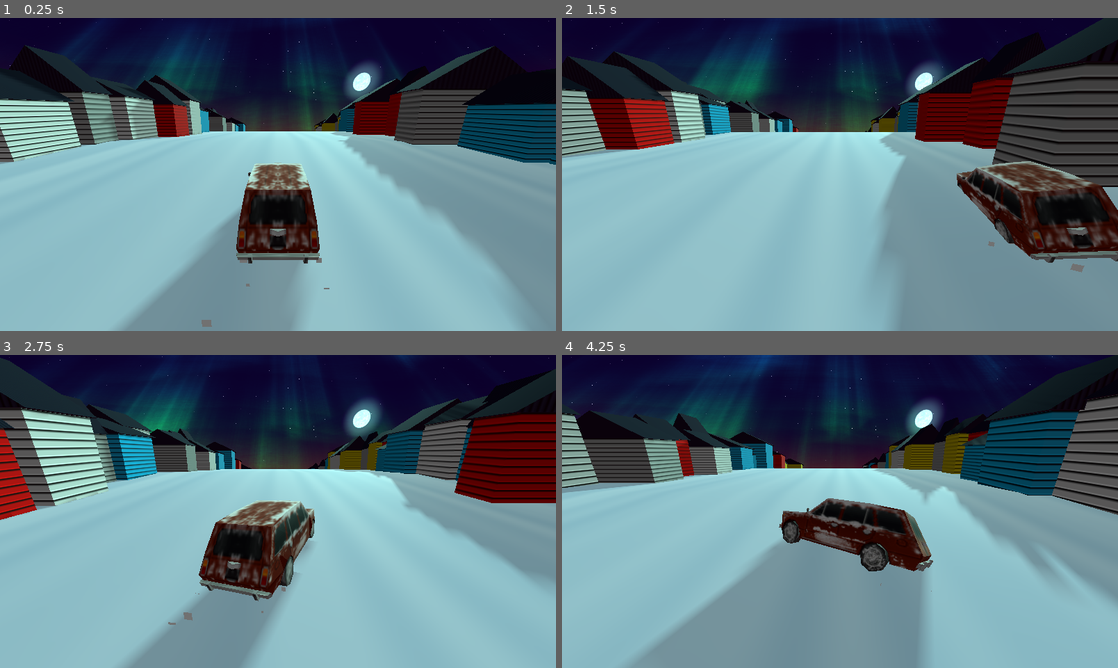
Above: before the commit, frames 1-4 (two rows, left to right).
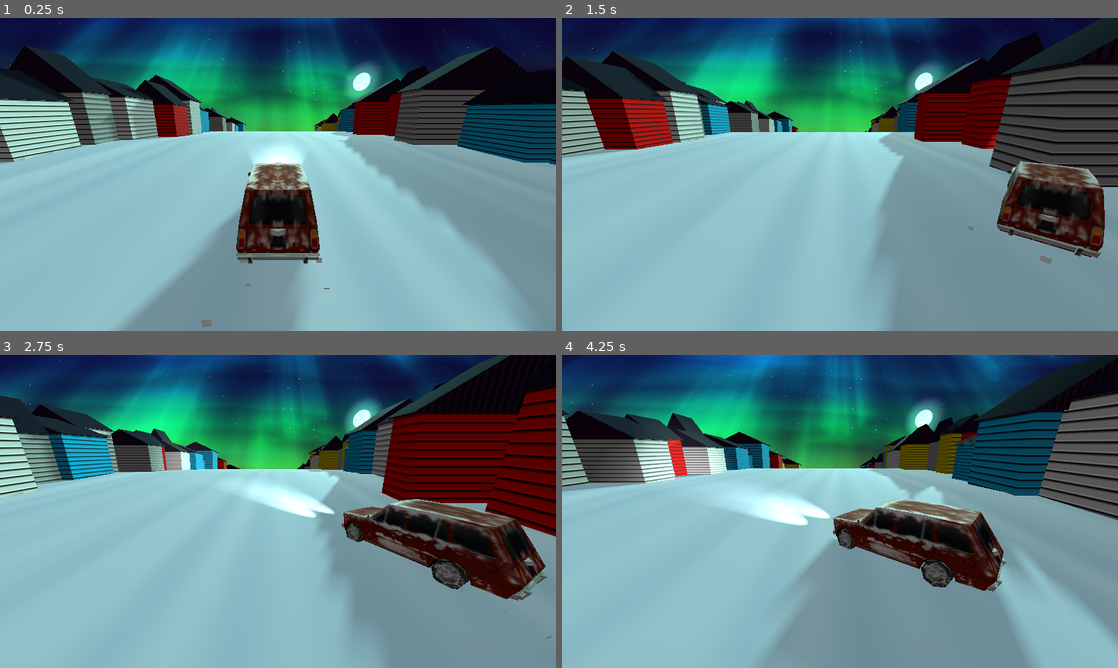
Above: after the commit, the same moments.

Repository: bjornarprytz/waves
Game: Godot game, scene res://main.tscn
The game is run twice, just before and just after one commit, with the same random seed, the same clock (stepped at 60 frames per second) and the same inputs.
Inputs:
- Up to frame 1 (0.25 s): no input
- Up to frame 2 (1.5 s): hold Right (ui_right) 0.53-1.28 s; hold Left (ui_left) from 1.28 s (still down)
- Up to frame 3 (2.75 s): release Left (ui_left) at 2.03 s; hold Right (ui_right) from 2.03 s (still down)
- Up to frame 4 (4.25 s): release Right (ui_right) at 3.53 s; hold Left (ui_left) from 3.53 s (still down)

The runs differ from the first frame. In frame 1, 15% of the frame differs, in the area x 0-87%, y 0-48%; in frame 2, 21%; in frame 3, 67%, in the area x 0-100%, y 0-100%; in frame 4, 49%.

Commit message:
steering and headlights

Diff:
--- a/src/aurora.tscn
+++ b/src/aurora.tscn
@@ -22,7 +22,7 @@
 shader_parameter/emission_strength = 5.0
 shader_parameter/noise = SubResource("NoiseTexture2D_3yll8")
 shader_parameter/offset = 0.0
-shader_parameter/smoothness = 0.3
+shader_parameter/smoothness = 0.69
 shader_parameter/distort = 1.0
 shader_parameter/scale = 1.0
 shader_parameter/colourgrad = SubResource("GradientTexture1D_3yll8")
--- a/src/car.gd
+++ b/src/car.gd
@@ -3,14 +3,18 @@
 
 @onready var car: MeshInstance3D = %Car
 
-var left_bound := -1.5
-var right_bound := 1.5
+var left_bound := -3.5
+var right_bound := 3.5
 var move_speed := 3.0
 
 var direction := 0
 
-const rubber_band_strength := 10.0
+const rubber_band_strength := 20.0
 const max_momentum := 5.9
+
+# From being outside the bounds
+var extra_momentum := 0.0
+
 var momentum := 0.0
 var inertia := 0.0
 
@@ -24,33 +28,32 @@
 
 	inertia = lerp(inertia, momentum, delta * 5.0)
 
-	if left_pressed:
-		if (momentum > 0.0):
-			momentum += inertia * 0.5 * delta
-		momentum -= (acceleration * delta)
-	elif right_pressed:
-		if (momentum < 0.0):
-			momentum -= inertia * 0.5 * delta
-		momentum += (acceleration * delta)
-	else:
-		momentum = move_toward(momentum, 0.0, delta * deceleration)
 
 	# Apply rubber band force when past bounds
 	if self.position.x < left_bound:
 		var distance_past = left_bound - self.position.x
-		momentum += rubber_band_strength * distance_past * delta
+		extra_momentum += rubber_band_strength * distance_past * delta
+		momentum = move_toward(momentum, 0.0, delta * deceleration)
 	elif self.position.x > right_bound:
 		var distance_past = self.position.x - right_bound
-		momentum -= rubber_band_strength * distance_past * delta
+		extra_momentum -= rubber_band_strength * distance_past * delta
+		momentum = move_toward(momentum, 0.0, delta * deceleration)
+	else:
+		extra_momentum = move_toward(extra_momentum, 0.0, delta * rubber_band_strength * 2.0)
+		if left_pressed:
+			if (momentum > 0.0):
+				momentum += inertia * 0.5 * delta
+			momentum -= (acceleration * delta)
+		elif right_pressed:
+			if (momentum < 0.0):
+				momentum -= inertia * 0.5 * delta
+			momentum += (acceleration * delta)
+		else:
+			momentum = move_toward(momentum, 0.0, delta * deceleration)
+
 
 	momentum = clamp(momentum, -max_momentum, max_momentum)
 
 	# Move self based on momentum
-	self.position.x += momentum * delta
-	self.rotation.y = - momentum * .169
-
-	# Tilt the car based on momentum. Rotate the car around the z axis of the tilt anchors
-	if abs(momentum) < 1.5:
-		car.rotation.z = lerp(car.rotation.z, 0.0, delta * 10.0)
-	else:
-		car.rotation.z = lerp(car.rotation.z, -momentum * 0.069, delta * 10.0)
+	self.position.x += (momentum + extra_momentum) * delta
+	self.rotation.y = - (momentum + extra_momentum) * .169
--- a/src/car.tscn
+++ b/src/car.tscn
@@ -27,7 +27,7 @@
 mesh = ExtResource("1_k61xc")
 surface_material_override/0 = SubResource("StandardMaterial3D_td361")
 
-[node name="SnowTrail" type="CPUParticles3D" parent="."]
+[node name="SnowTrailLeft" type="CPUParticles3D" parent="."]
 transform = Transform3D(1, 0, 0, 0, 1, 0, 0, 0, 1, -0.3180419, 0.02916807, 0.5743383)
 amount = 20
 mesh = SubResource("QuadMesh_k61xc")
@@ -39,7 +39,7 @@
 scale_amount_max = 0.07
 color_ramp = SubResource("Gradient_td361")
 
-[node name="SnowTrail2" type="CPUParticles3D" parent="."]
+[node name="SnowTrailRight" type="CPUParticles3D" parent="."]
 transform = Transform3D(1, 0, 0, 0, 1, 0, 0, 0, 1, 0.31309453, 0.02916807, 0.5743383)
 amount = 20
 mesh = SubResource("QuadMesh_k61xc")
@@ -50,3 +50,15 @@
 scale_amount_min = 0.01
 scale_amount_max = 0.07
 color_ramp = SubResource("Gradient_td361")
+
+[node name="HeadlightLeft" type="SpotLight3D" parent="."]
+transform = Transform3D(1, 0, 0, 0, 0.9990514, 0.043549627, 0, -0.043549627, 0.9990514, -0.23118055, 0.25909972, -0.9178937)
+light_energy = 7.239
+spot_range = 35.711
+spot_angle = 15.0
+
+[node name="HeadlightRight" type="SpotLight3D" parent="."]
+transform = Transform3D(1, 0, 0, 0, 0.9990514, 0.043549627, 0, -0.043549627, 0.9990514, 0.20929575, 0.25909972, -0.9178937)
+light_energy = 7.239
+spot_range = 35.711
+spot_angle = 15.0
Not shown, changed: readme.md
